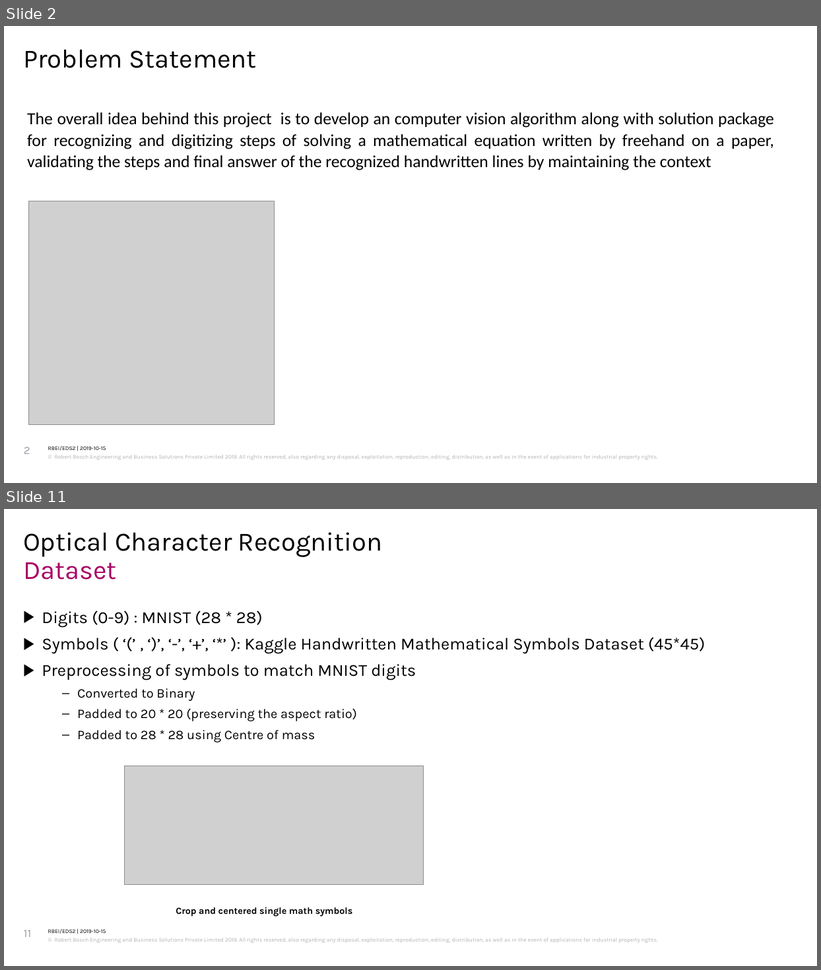
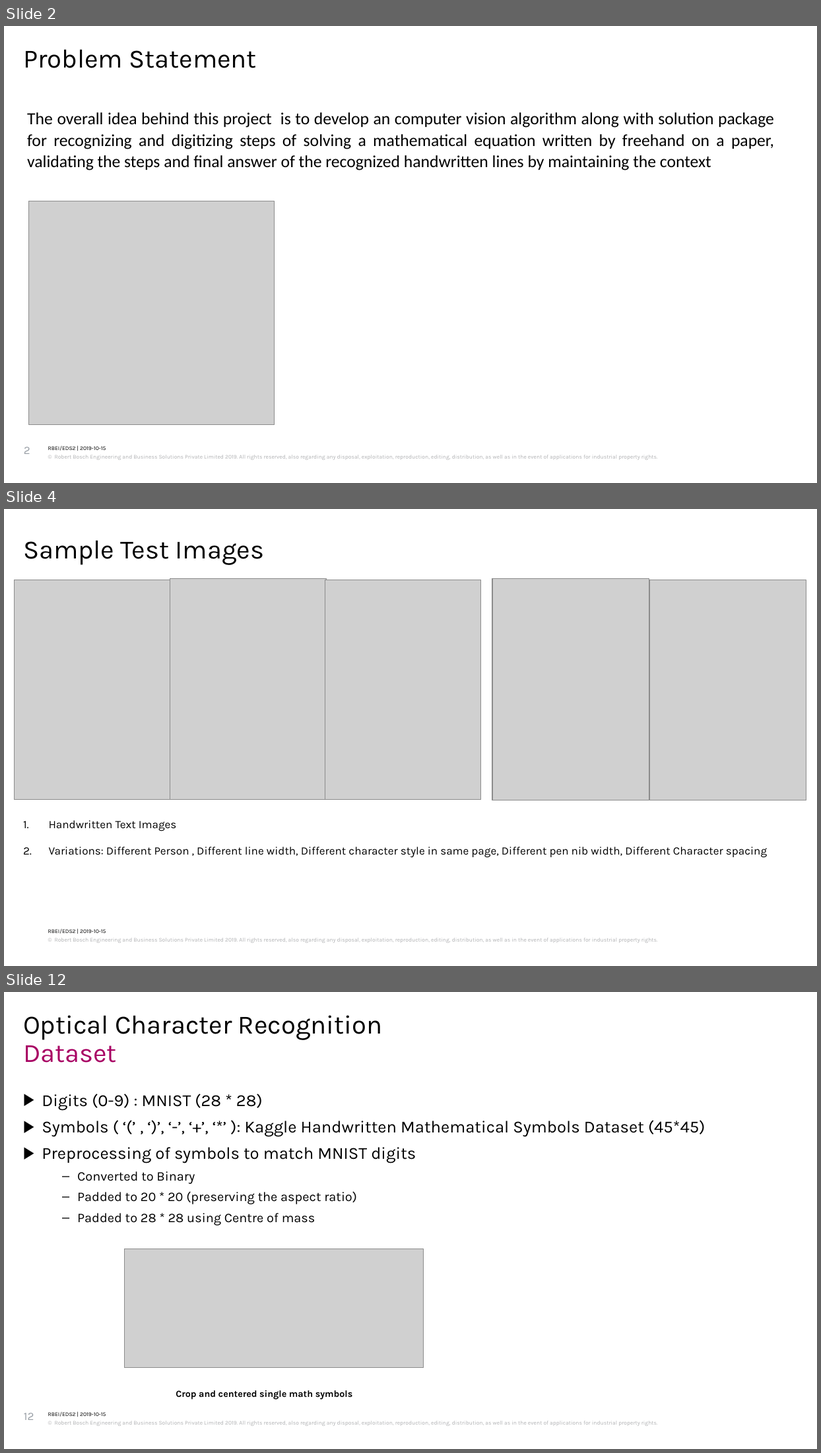
Before and after one commit to bijonguha/Bosch, a slide deck: intel_ocr/docs/intel_review_5thNov_V2.0.pptx. Shown one above the other, each under a label of ours: slides 2 and 11 before the commit, slides 2, 4 and 12 after it; the slides between them are not shown. The pictures are 821x970 and 821x1453 pixels, drawn with LibreOffice and Linux fonts; fonts in the diff are those of the drawing; grey boxes stand for pictures; background and template pictures are left out. Boxes give left, top, right and bottom in pixels: in the first picture for what was removed or moved away, otherwise in the second. Text is boxed around its words. In the diff, an @@ line names an element or a change of style, - is before the commit and + after.

```diff
--- a/intel_ocr/docs/intel_review_5thNov_V2.0.pptx
+++ b/intel_ocr/docs/intel_review_5thNov_V2.0.pptx
@@ slide 4 added at box(4, 509, 817, 966), background #FFFFFF; not listed: 2 template elements that a slide beside it also shows @@
@@ text added at box(23, 540, 264, 565), 28 pt, text #000000 @@
+Sample Test Images
@@ picture added at box(14, 580, 170, 800) @@
@@ picture added at box(170, 579, 327, 799) @@
@@ picture added at box(325, 580, 481, 800) @@
@@ picture added at box(492, 579, 649, 800) @@
@@ picture added at box(649, 580, 806, 801) @@
@@ text added at box(49, 821, 767, 858), 12 pt, text #000000 @@
+1. Handwritten Text Images
+2. Variations: Different Person , Different line width, Different character style in same page, Different pen nib width, Different Character spacing
@@ what was slide 11 is now slide 12 @@
@@ page number at box(24, 1413, 34, 1420): text changed @@
-11
+12
```
Also in this commit, not shown: 5 slides changed, 2 other files.
